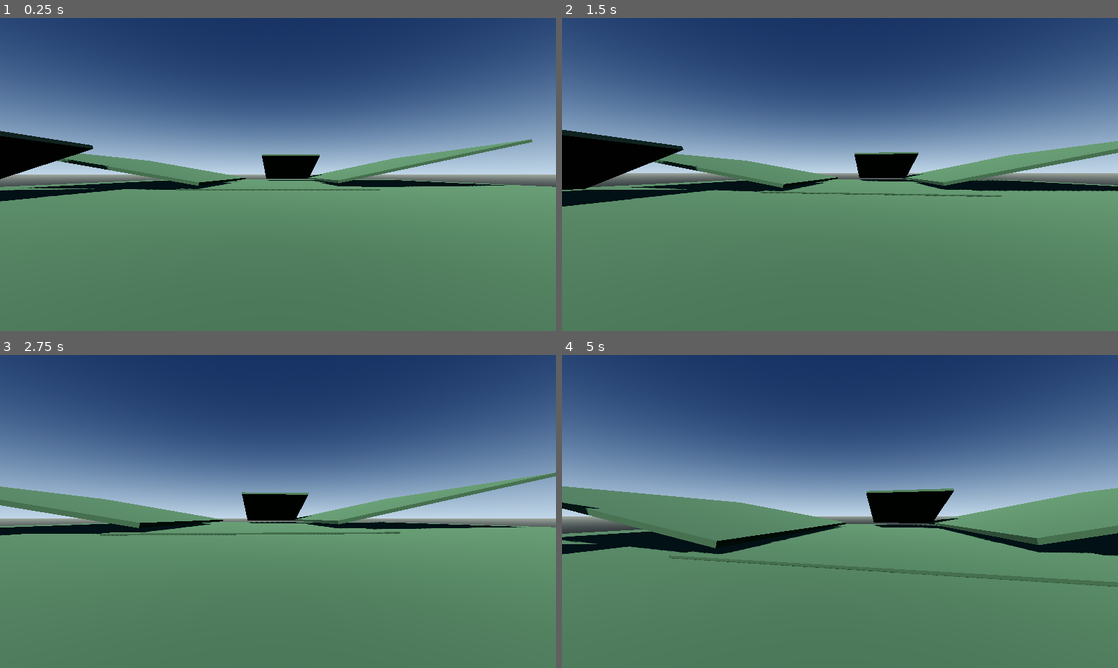
Above: before the commit, frames 1-4 (two rows, left to right).
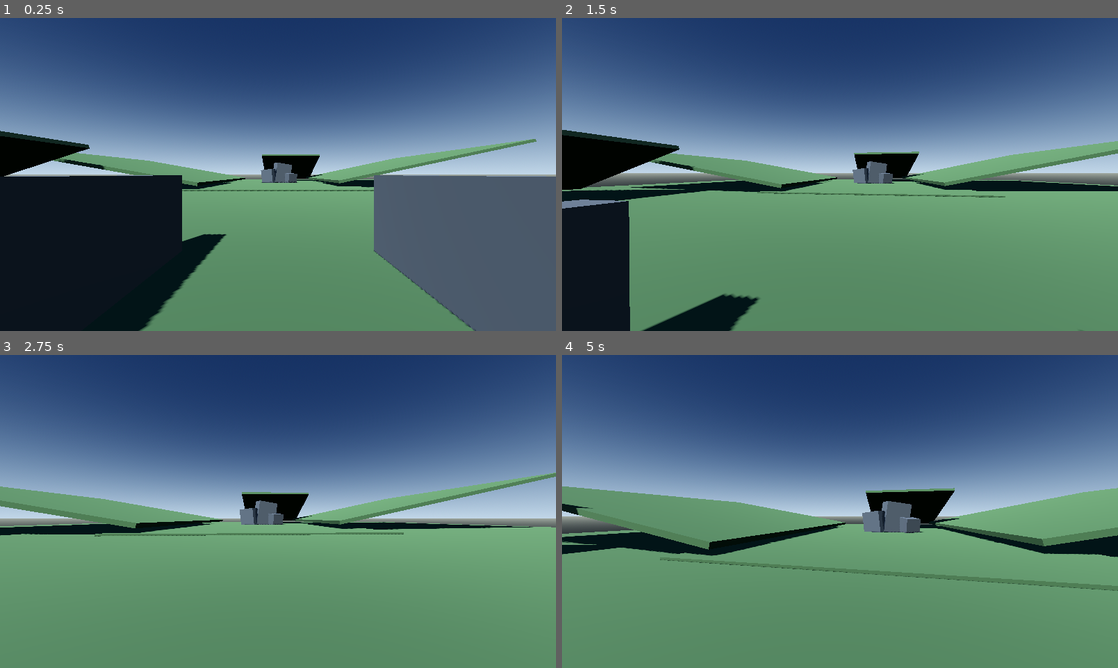
Above: after the commit, the same moments.

Repository: kansation/Space-Exploring-Game
Game: Godot game, scene res://scenes/landscape.tscn
Two runs of this game, one before a commit and one after it. Both use one fixed random seed, a clock stepped at 60 frames per second and the inputs below.
Inputs (mouse positions are in pixels of both pictures, inside the frame that each line leads up to):
- Up to frame 1 (0.25 s): no input
- Up to frame 2 (1.5 s): tap Enter at 0.5 s; move the mouse to (867, 174) at 0.52 s; hold W (move_forward) from 0.53 s (still down); click (867, 174) at 0.67 s; tap Space (jump) at 0.77 s; move the mouse to (812, 174) at 1.27 s
- Up to frame 3 (2.75 s): keep holding W (move_forward); tap Space (jump) at 1.52 s; move the mouse to (289, 505) at 2.02 s
- Up to frame 4 (5 s): keep holding W (move_forward); move the mouse to (834, 517) at 2.77 s; click (834, 517) at 2.92 s; tap Space (jump) at 3.02, 3.77, 4.52 s; move the mouse to (878, 514) at 3.52 s; move the mouse to (795, 508) at 4.27 s

The runs differ from the first frame. In frame 1, 30% of the frame differs, in the area x 0-100%, y 38-100%; in frame 2, 7.5%; in frame 3, 1.1%; in frame 4, 2.7%.

Commit message:
Refine landscape traversal route

Diff:
--- a/game/scenes/landscape.tscn
+++ b/game/scenes/landscape.tscn
@@ -21,8 +21,12 @@
 tonemap_mode = 2
 
 [sub_resource type="StandardMaterial3D" id="Material_ground"]
-albedo_color = Color(0.22, 0.32, 0.2, 1)
+albedo_color = Color(0.25, 0.36, 0.22, 1)
 roughness = 1.0
+
+[sub_resource type="StandardMaterial3D" id="Material_rock"]
+albedo_color = Color(0.28, 0.3, 0.31, 1)
+roughness = 0.92
 
 [sub_resource type="BoxMesh" id="Mesh_ground"]
 size = Vector3(100, 0.2, 100)
@@ -51,6 +55,48 @@
 
 [sub_resource type="BoxShape3D" id="Shape_valley"]
 size = Vector3(28, 0.2, 36)
+
+[sub_resource type="BoxMesh" id="Mesh_shelter_wall"]
+size = Vector3(0.8, 2.2, 7)
+material = SubResource("Material_rock")
+
+[sub_resource type="BoxShape3D" id="Shape_shelter_wall"]
+size = Vector3(0.8, 2.2, 7)
+
+[sub_resource type="BoxMesh" id="Mesh_shelter_back"]
+size = Vector3(6.5, 2.2, 0.8)
+material = SubResource("Material_rock")
+
+[sub_resource type="BoxShape3D" id="Shape_shelter_back"]
+size = Vector3(6.5, 2.2, 0.8)
+
+[sub_resource type="BoxMesh" id="Mesh_overlook"]
+size = Vector3(16, 0.6, 12)
+material = SubResource("Material_ground")
+
+[sub_resource type="BoxShape3D" id="Shape_overlook"]
+size = Vector3(16, 0.6, 12)
+
+[sub_resource type="BoxMesh" id="Mesh_rock_a"]
+size = Vector3(4, 5, 3)
+material = SubResource("Material_rock")
+
+[sub_resource type="BoxShape3D" id="Shape_rock_a"]
+size = Vector3(4, 5, 3)
+
+[sub_resource type="BoxMesh" id="Mesh_rock_b"]
+size = Vector3(3, 3.5, 3)
+material = SubResource("Material_rock")
+
+[sub_resource type="BoxShape3D" id="Shape_rock_b"]
+size = Vector3(3, 3.5, 3)
+
+[sub_resource type="BoxMesh" id="Mesh_rock_c"]
+size = Vector3(2.5, 2.5, 2.5)
+material = SubResource("Material_rock")
+
+[sub_resource type="BoxShape3D" id="Shape_rock_c"]
+size = Vector3(2.5, 2.5, 2.5)
 
 [node name="Landscape" type="Node3D"]
 
@@ -72,6 +118,35 @@
 position = Vector3(0, -0.1, 0)
 shape = SubResource("Shape_ground")
 
+[node name="ShelteredStart" type="Node3D" parent="."]
+
+[node name="WestWall" type="StaticBody3D" parent="ShelteredStart"]
+position = Vector3(-3.2, 1.1, 35)
+
+[node name="Mesh" type="MeshInstance3D" parent="ShelteredStart/WestWall"]
+mesh = SubResource("Mesh_shelter_wall")
+
+[node name="CollisionShape3D" type="CollisionShape3D" parent="ShelteredStart/WestWall"]
+shape = SubResource("Shape_shelter_wall")
+
+[node name="EastWall" type="StaticBody3D" parent="ShelteredStart"]
+position = Vector3(3.2, 1.1, 35)
+
+[node name="Mesh" type="MeshInstance3D" parent="ShelteredStart/EastWall"]
+mesh = SubResource("Mesh_shelter_wall")
+
+[node name="CollisionShape3D" type="CollisionShape3D" parent="ShelteredStart/EastWall"]
+shape = SubResource("Shape_shelter_wall")
+
+[node name="BackWall" type="StaticBody3D" parent="ShelteredStart"]
+position = Vector3(0, 1.1, 38.2)
+
+[node name="Mesh" type="MeshInstance3D" parent="ShelteredStart/BackWall"]
+mesh = SubResource("Mesh_shelter_back")
+
+[node name="CollisionShape3D" type="CollisionShape3D" parent="ShelteredStart/BackWall"]
+shape = SubResource("Shape_shelter_back")
+
 [node name="ValleyFloor" type="StaticBody3D" parent="."]
 position = Vector3(0, 0.08, -8)
 
@@ -111,6 +186,47 @@
 [node name="CollisionShape3D" type="CollisionShape3D" parent="NorthSlope"]
 shape = SubResource("Shape_hill_steep")
 
+[node name="Overlook" type="StaticBody3D" parent="."]
+position = Vector3(4, 8.3, -45)
+
+[node name="Mesh" type="MeshInstance3D" parent="Overlook"]
+mesh = SubResource("Mesh_overlook")
+
+[node name="CollisionShape3D" type="CollisionShape3D" parent="Overlook"]
+shape = SubResource("Shape_overlook")
+
+[node name="RockDestination" type="Node3D" parent="."]
+
+[node name="RockA" type="StaticBody3D" parent="RockDestination"]
+position = Vector3(1, 2.5, -16)
+rotation_degrees = Vector3(0, 18, -8)
+
+[node name="Mesh" type="MeshInstance3D" parent="RockDestination/RockA"]
+mesh = SubResource("Mesh_rock_a")
+
+[node name="CollisionShape3D" type="CollisionShape3D" parent="RockDestination/RockA"]
+shape = SubResource("Shape_rock_a")
+
+[node name="RockB" type="StaticBody3D" parent="RockDestination"]
+position = Vector3(-2.2, 1.75, -15.2)
+rotation_degrees = Vector3(0, -24, 7)
+
+[node name="Mesh" type="MeshInstance3D" parent="RockDestination/RockB"]
+mesh = SubResource("Mesh_rock_b")
+
+[node name="CollisionShape3D" type="CollisionShape3D" parent="RockDestination/RockB"]
+shape = SubResource("Shape_rock_b")
+
+[node name="RockC" type="StaticBody3D" parent="RockDestination"]
+position = Vector3(3.1, 1.25, -14.8)
+rotation_degrees = Vector3(8, 32, 0)
+
+[node name="Mesh" type="MeshInstance3D" parent="RockDestination/RockC"]
+mesh = SubResource("Mesh_rock_c")
+
+[node name="CollisionShape3D" type="CollisionShape3D" parent="RockDestination/RockC"]
+shape = SubResource("Shape_rock_c")
+
 [node name="SouthSlope" type="StaticBody3D" parent="."]
 position = Vector3(-34, 3.2, 22)
 rotation_degrees = Vector3(0, 0, 18)
Not shown: 1 places in game/scenes/landscape.tscn that only renumber resources
Not shown, changed: docs/Technical-Production-Plan.md
